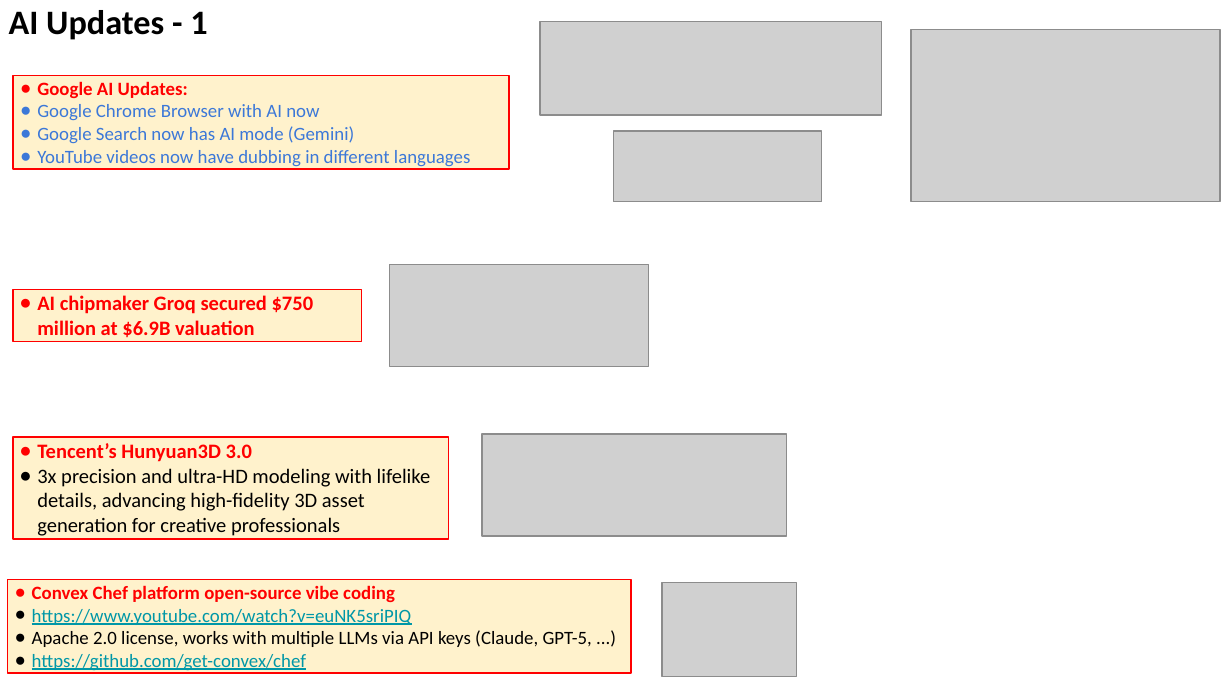
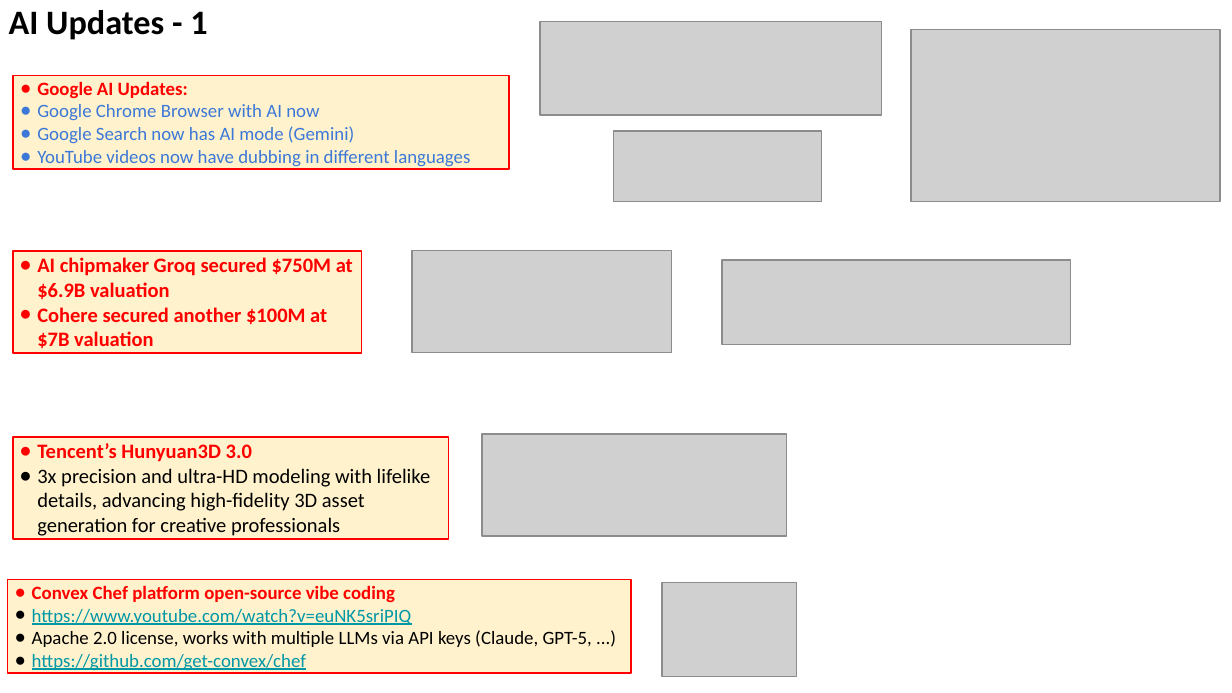
Before and after one commit to lselector/seminar, a slide deck: slide 8 of 2025/2025-09-26-AI-Updates.pptx. Drawn at 1232x693 pixels with LibreOffice and Linux fonts; fonts in the diff are those of the drawing; grey boxes stand for pictures. Boxes give left, top, right and bottom in pixels: in the first picture for what was removed or moved away, otherwise in the second. Text is boxed around its words. In the diff, an @@ line names an element or a change of style, - is before the commit and + after.

```diff
--- a/2025/2025-09-26-AI-Updates.pptx
+++ b/2025/2025-09-26-AI-Updates.pptx
@@ rectangle "AI chipmaker Groq secured $750M ...": place and size @@
-rectangle "AI chipmaker Groq secured $750M ..." at [14,290,362,341]
+rectangle "AI chipmaker Groq secured $750M ..." at [14,251,362,354]
@@ text in rectangle at [37,257,353,348]: text changed @@
-● AI chipmaker Groq secured $750 million at $6.9B valuation
+● AI chipmaker Groq secured $750M at $6.9B valuation
+● Cohere secured another $100M at $7B valuation
@@ picture: place and size @@
-picture at [389,265,648,367]
+picture at [413,250,671,352]
@@ picture added at [722,260,1071,345] @@
```
Also in this commit, not shown: 4 other slides changed, 1 slide added.
